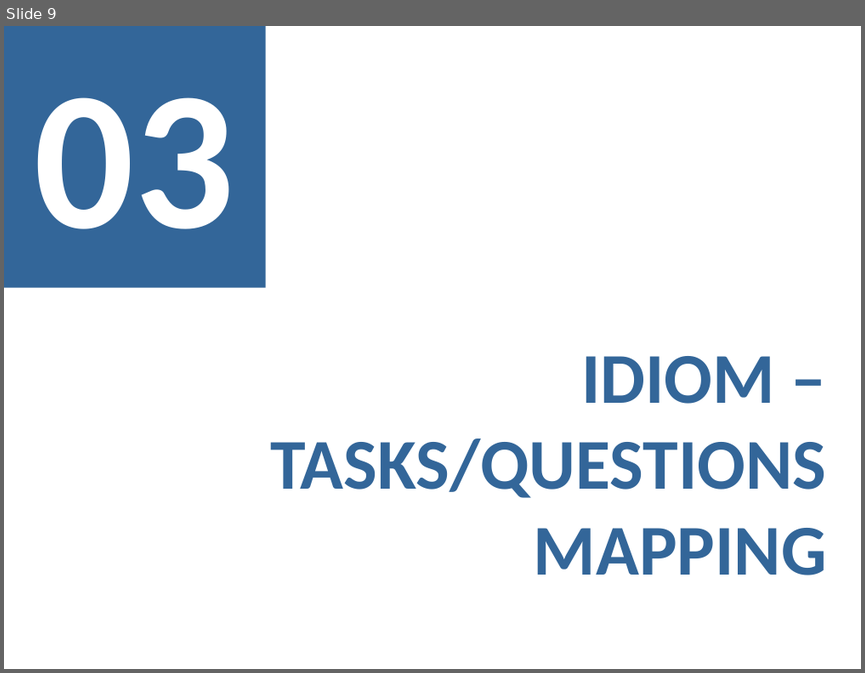
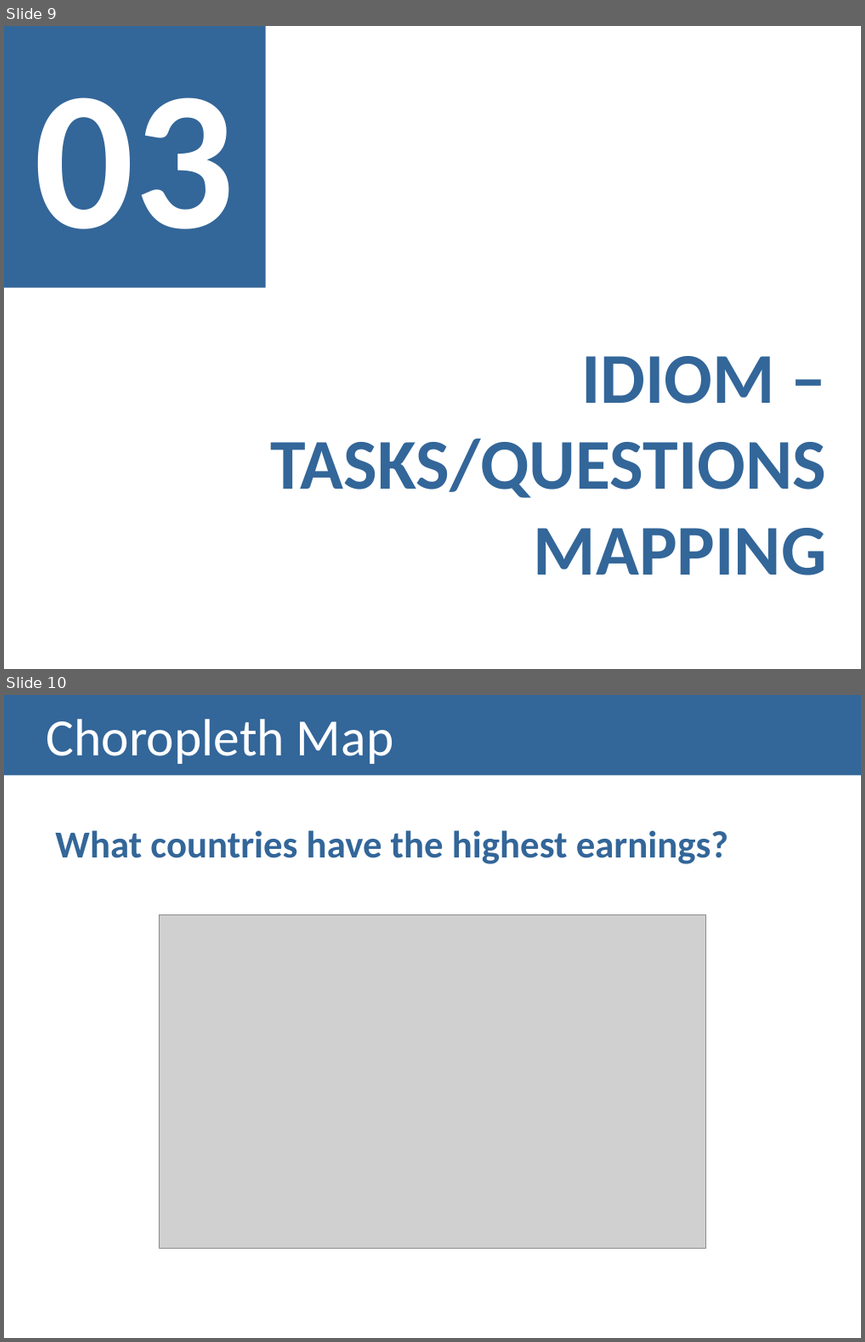
Before and after one commit to lucasrafael98/IV1819-esports, a slide deck: docs/Checkpoint III - Presentation.pptx. Shown one above the other, each under a label of ours: slide 9 before the commit, slides 9 and 10 after it. The pictures are 865x673 and 865x1342 pixels, drawn with LibreOffice and Linux fonts; fonts in the diff are those of the drawing; grey boxes stand for pictures. Boxes give left, top, right and bottom in pixels: in the first picture for what was removed or moved away, otherwise in the second. Text is boxed around its words. In the diff, an @@ line names an element or a change of style, - is before the commit and + after.

```diff
--- a/docs/Checkpoint III - Presentation.pptx
+++ b/docs/Checkpoint III - Presentation.pptx
@@ slide 10 added at [4, 695, 861, 1338], background #FFFFFF @@
@@ title added at [4, 695, 861, 776], fill #336699, 44 pt, text #FFFFFF @@
+Choropleth Map
@@ text added at [55, 830, 728, 864], 32 pt, text #336699, bold @@
+What countries have the highest earnings?
@@ picture added at [159, 915, 707, 1247] @@
```
Also in this commit, not shown: 2 slides changed, 3 other slides added, 2 slides removed, 1 other file.
